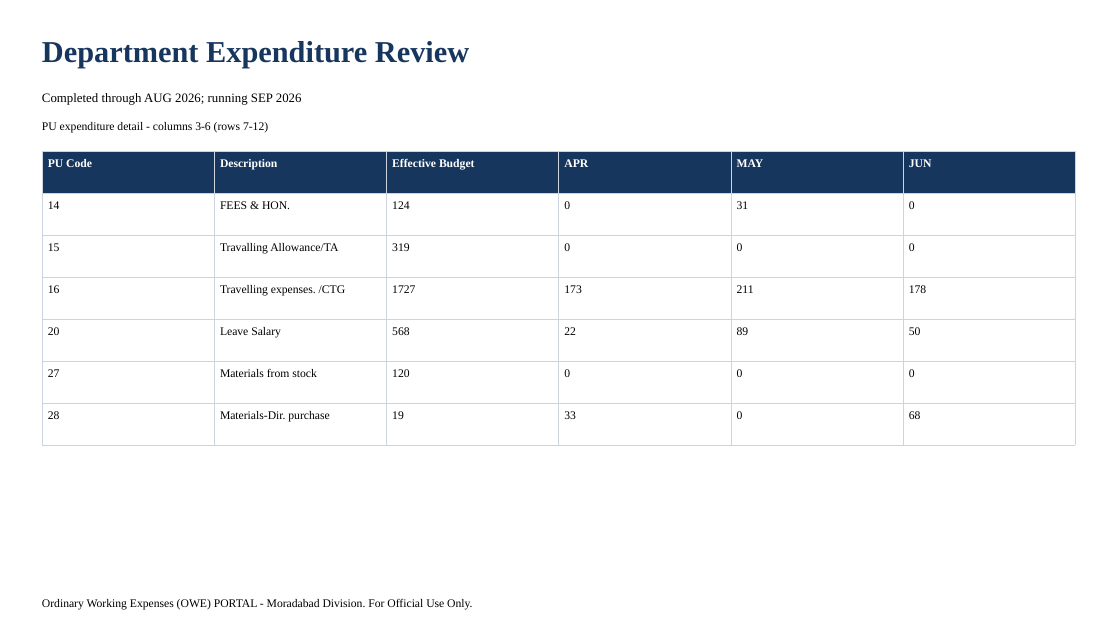
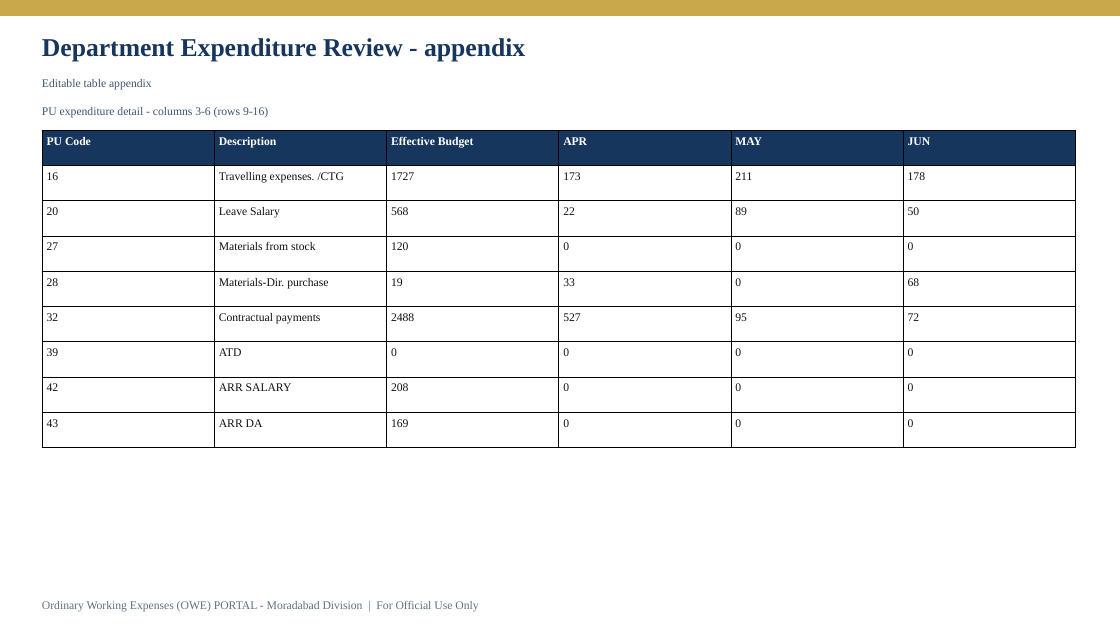
Before and after one commit to girishtiwari007/MBRLR, a slide deck: slide 5 of .export-validation/display/display.pptx (slide 4 before the commit). Drawn at 1120x630 pixels with LibreOffice and Linux fonts; fonts in the diff are those of the drawing. Boxes give left, top, right and bottom in pixels: in the first picture for what was removed or moved away, otherwise in the second. Text is boxed around its words. In the diff, an @@ line names an element or a change of style, - is before the commit and + after.

```diff
--- a/.export-validation/display/display.pptx
+++ b/.export-validation/display/display.pptx
@@ rectangle added at [0,0,1120,15], fill #C9A84C, outline #C9A84C 1 pt @@
@@ text at [42,38,525,61]: text changed; size 26 to 22 pt @@
-Department Expenditure Review
+Department Expenditure Review - appendix
@@ text added at [42,79,152,90], 10 pt, text #40566E @@
+Editable table appendix
@@ text at [42,107,268,118]: text changed; text colour #000000 to #40566E @@
-PU expenditure detail - columns 3-6 (rows 7-12)
+PU expenditure detail - columns 3-6 (rows 9-16)
@@ text removed at [42,93,302,105] @@
-Completed through AUG 2026; running SEP 2026
@@ table at [42,130,1075,431] @@
-row 2: 14 | FEES & HON. | 124 | 0 | 31 | 0
-row 3: 15 | Travalling Allowance/TA | 319 | 0 | 0 | 0
+row 6: 32 | Contractual payments | 2488 | 527 | 95 | 72
+row 7: 39 | ATD | 0 | 0 | 0 | 0
+row 8: 42 | ARR SALARY | 208 | 0 | 0 | 0
+row 9: 43 | ARR DA | 169 | 0 | 0 | 0
@@ table: place and size @@
-table at [42,151,1075,426]
+table at [42,130,1075,431]
@@ text at [42,601,478,612]: text changed; text colour #000000 to #607080 @@
-Ordinary Working Expenses (OWE) PORTAL - Moradabad Division. For Official Use Only.
+Ordinary Working Expenses (OWE) PORTAL - Moradabad Division | For Official Use Only
```
Also in this commit, not shown: 17 other slides changed, 1 slide added, 5 slides removed, 5 other files.
